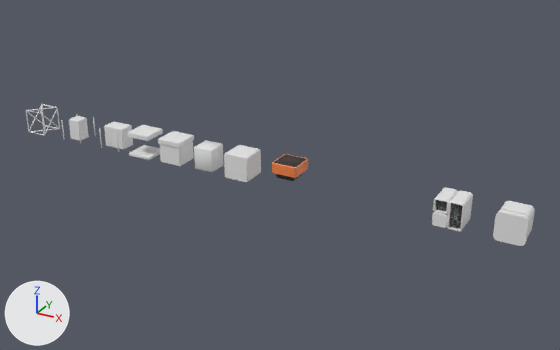
An edit to the glTF model packages/client/public/models/facilities.glb, drawn before and after from the same camera.
Camera for both pictures: a 50 mm lens placed at (12.56, -22.18, 11.2), pointed at (-0.04, 0.72, -0.24). Arrows for +X, +Y and +Z are at lower left; the lights stay in place.

In view in the first picture: 'CubaMid.000', 'CubaMid.001', 'CubaMid.002', 'CubaMid.003', 'CubaTop.000', 'Engine00.001', 'FacilityBase', 'Well00', 'dynamo00'.
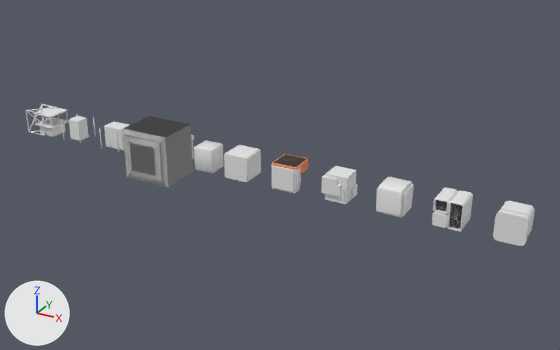
Boxes (x1, y1, x2, y2) around the edits, measured in the pictures (560 x 350 px):
'Block00', added: after (123, 116, 193, 187)
'Double.001', added: after (377, 177, 412, 216)
'BlockBase', added: after (325, 166, 357, 204)
'Miner.000', added: after (272, 164, 301, 194)
'CubaTop.002', added: after (33, 107, 69, 129)
'Double.000', added: after (376, 184, 414, 217)
'Block02', added: after (321, 174, 358, 198)
'CubaMid.004', added: after (40, 124, 65, 137)
'Block01', added: after (335, 188, 352, 200)

What the commit changed:
Material 'Block01.Mat' (mat_block01_mat) is new.
Its base color is (0.8, 0.8, 0.8) (white #e7e7e7).
Material 'Material.001' (mat_material_001) is new.
Its base color is (0.8, 0.8, 0.8) (white #e7e7e7).
Mesh me_cube_026 is new.
It has 116 vertices, 214 faces and spans x -0.5..0.5, y -0.541..0.056, z -0.5..0.5.
Mesh me_cube_013 is new.
It has 56 vertices, 90 faces and spans x -0.415..0.415, y -0.498..0.498, z -0.421..0.505.
Mesh me_cube_012 is new.
It has 40 vertices, 66 faces and spans x -0.5..0.5, y -0.415..0.415, z -0.505..0.408.
Mesh me_cube_001 is new.
It has 24 vertices, 44 faces and spans x -0.401..0.404, y -0.501..0.501, z -0.493..0.493.
It uses material mat_block01_mat (white #e7e7e7).
Mesh me_cube_015 is new.
It has 24 vertices, 32 faces and spans x -0.499..0.501, y -0.5..0.503, z -0.389..0.39.
It uses material mat_block01_mat (white #e7e7e7).
Mesh me_cube_014 is new.
It has 16 vertices, 20 faces and spans x -0.004..0.45, y -0.45..0.073, z -0.358..0.087.
It uses material mat_block01_mat (white #e7e7e7).
Mesh me_cube is new.
It has 36 vertices, 140 faces and spans x -1.0..1.0, y -0.97..0.97, z -1.0..1.0.
It uses material mat_material_001 (white #e7e7e7).
Mesh me_cube_029 is new.
It has 24 vertices, 44 faces and spans x -0.371..0.371, y -0.371..0.371, z -0.499..-0.06.
Mesh me_cube_030 is new.
It has 48 vertices, 88 faces and spans x -0.5..0.5, y -0.5..0.5, z -0.08..0.47.
Object 'Miner.000' (ob_miner_000) is new; it shows me_cube_026.
Its location is (0.5, 0.5, 0.0).
Object 'Double.001' (ob_double_001) is new; it shows me_cube_013.
Its location is (4.5, 0.5, 0.0).
Object 'Double.000' (ob_double_000) is new; it shows me_cube_012.
Its location is (4.5, 0.5, 0.0).
Object 'BlockBase' (ob_blockbase) is new; it shows me_cube_001.
Its location is (2.5, 0.5, 0.0).
Object 'Block02' (ob_block02) is new; it shows me_cube_015.
Its location is (2.5, 0.5, 0.0).
Object 'Block01' (ob_block01) is new; it shows me_cube_014.
Its location is (2.5, 0.5, 0.0).
Object 'Block00' (ob_block00) is new; it shows me_cube.
Its location is (-5.0, 0.0, 0.0).
Object 'CubaMid.004' (ob_cubamid_004) is new; it shows me_cube_029.
Its location is (-11.0, 0.5, 0.0).
Object 'CubaTop.002' (ob_cubatop_002) is new; it shows me_cube_030.
Its location is (-11.0, 0.5, 0.0).
